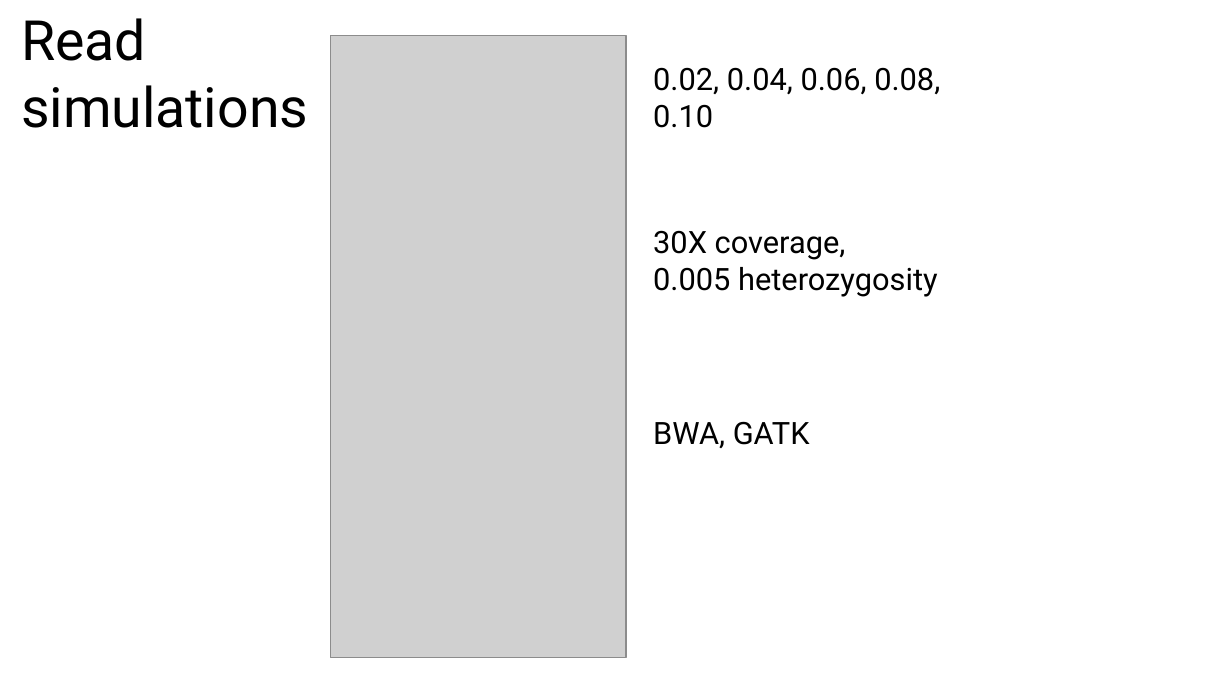
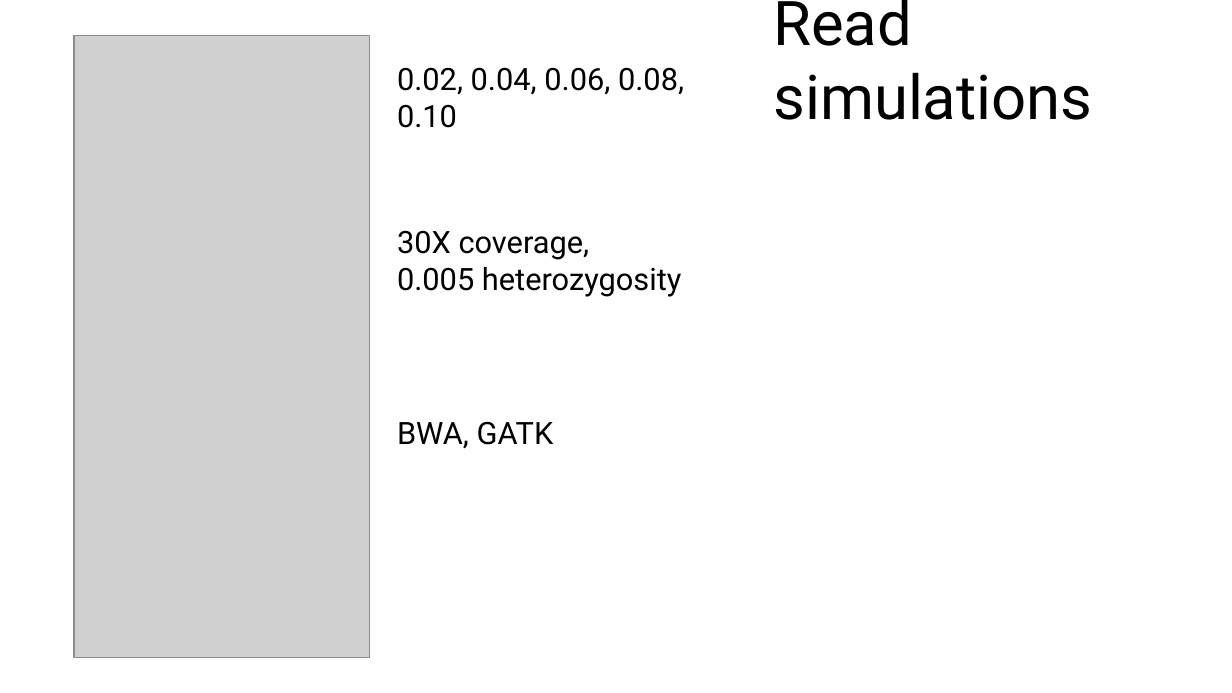
Before and after one commit to harvardinformatics/Mapping-simulations, a slide deck: slide 8 of evolution/Gregg-Thomas-2023-Evolution-notes.pptx. Drawn at 1232x693 pixels with LibreOffice and Linux fonts; fonts in the diff are those of the drawing; grey boxes stand for pictures. Boxes give left, top, right and bottom in pixels: in the first picture for what was removed or moved away, otherwise in the second. Text is boxed around its words. In the diff, an @@ line names an element or a change of style, - is before the commit and + after.

```diff
--- a/evolution/Gregg-Thomas-2023-Evolution-notes.pptx
+++ b/evolution/Gregg-Thomas-2023-Evolution-notes.pptx
@@ title "Read simulations" moved from (x1=21, y1=18, x2=308, y2=128) to (x1=773, y1=0, x2=1092, y2=120) @@
@@ title "Read simulations" at (x1=773, y1=0, x2=1092, y2=120): size 32.4 to 36 pt @@
@@ 3 texts, 1 picture moved together from (x1=330, y1=36, x2=940, y2=658) to (x1=74, y1=36, x2=684, y2=658) @@
```
Also in this commit, not shown: 9 slides added, 1 slide removed, 15 other files.
